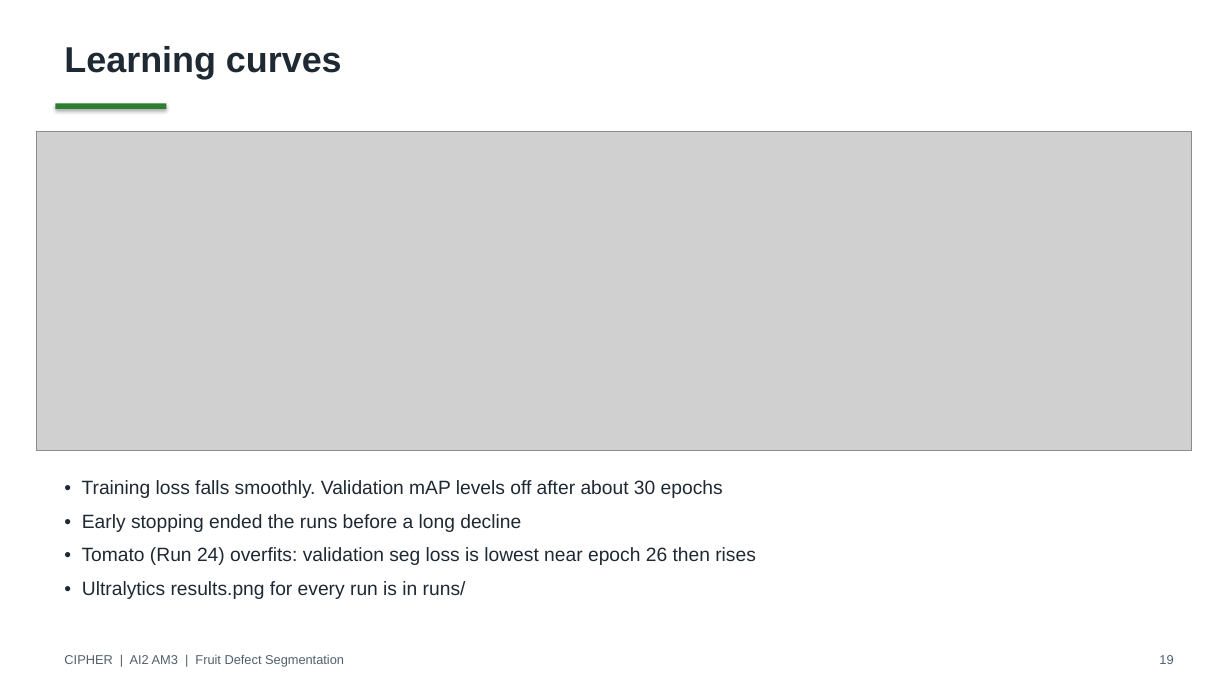
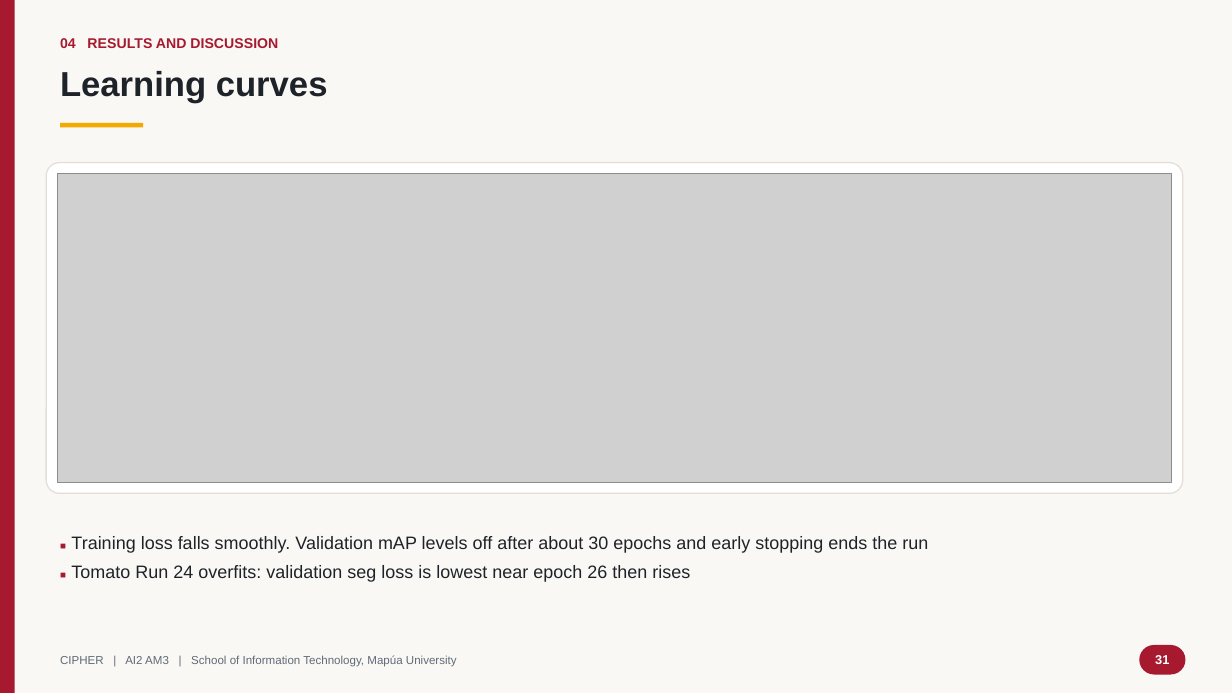
Before and after one commit to RalphKGM/ai2-computer-vision, a slide deck: slide 31 of 5_PPT_Presentation/CIPHER_AI2_Final_Defense.pptx (slide 19 before the commit). Drawn at 1232x693 pixels with LibreOffice and Linux fonts; fonts in the diff are those of the drawing; grey boxes stand for pictures. Boxes give left, top, right and bottom in pixels: in the first picture for what was removed or moved away, otherwise in the second. Text is boxed around its words. In the diff, an @@ line names an element or a change of style, - is before the commit and + after.

```diff
--- a/5_PPT_Presentation/CIPHER_AI2_Final_Defense.pptx
+++ b/5_PPT_Presentation/CIPHER_AI2_Final_Defense.pptx
@@ background #FFFFFF to #FAF8F5 @@
@@ rectangle added at (0, 0, 15, 693), fill #A6192E @@
@@ text "Learning curves": place and size @@
-text "Learning curves" at (64, 46, 342, 79)
+text "Learning curves" at (60, 71, 328, 103)
@@ text "Learning curves" at (60, 71, 328, 103): size 28 to 27 pt, text colour #1F2933 to #1E2329 @@
@@ text added at (60, 38, 278, 48), 11 pt, text #A6192E, bold @@
+04 RESULTS AND DISCUSSION
@@ rectangle: place and size @@
-rectangle at (55, 104, 166, 109)
+rectangle at (60, 123, 143, 128)
@@ rectangle at (60, 123, 143, 128): fill #2E7D32 to #F2A900; shadow off @@
@@ rounded rectangle added at (46, 163, 1183, 494), fill #FFFFFF, outline #E4DED6 1 pt @@
@@ picture: place and size @@
-picture at (37, 131, 1192, 451)
+picture at (57, 174, 1172, 482)
@@ text at (71, 536, 928, 582): text changed; size 15 to 14 pt; text colour #1F2933 to #1E2329 @@
-• Training loss falls smoothly. Validation mAP levels off after about 30 epochs
-• Early stopping ended the runs before a long decline
-• Tomato (Run 24) overfits: validation seg loss is lowest near epoch 26 then rises
-• Ultralytics results.png for every run is in runs/
+■ Training loss falls smoothly. Validation mAP levels off after about 30 epochs and early stopping ends the run
+■ Tomato Run 24 overfits: validation seg loss is lowest near epoch 26 then rises
@@ text at (60, 655, 457, 667): text changed; size 10 to 9 pt; text colour #52606D to #5F6B76 @@
-CIPHER | AI2 AM3 | Fruit Defect Segmentation
+CIPHER | AI2 AM3 | School of Information Technology, Mapúa University
@@ rounded rectangle added at (1140, 645, 1186, 675), fill #A6192E, 10 pt, text #FFFFFF, bold @@
+31
@@ text removed at (1159, 655, 1173, 664) @@
-19
```
Also in this commit, not shown: 12 other slides changed, 31 slides added, 19 slides removed, 1 other file.
